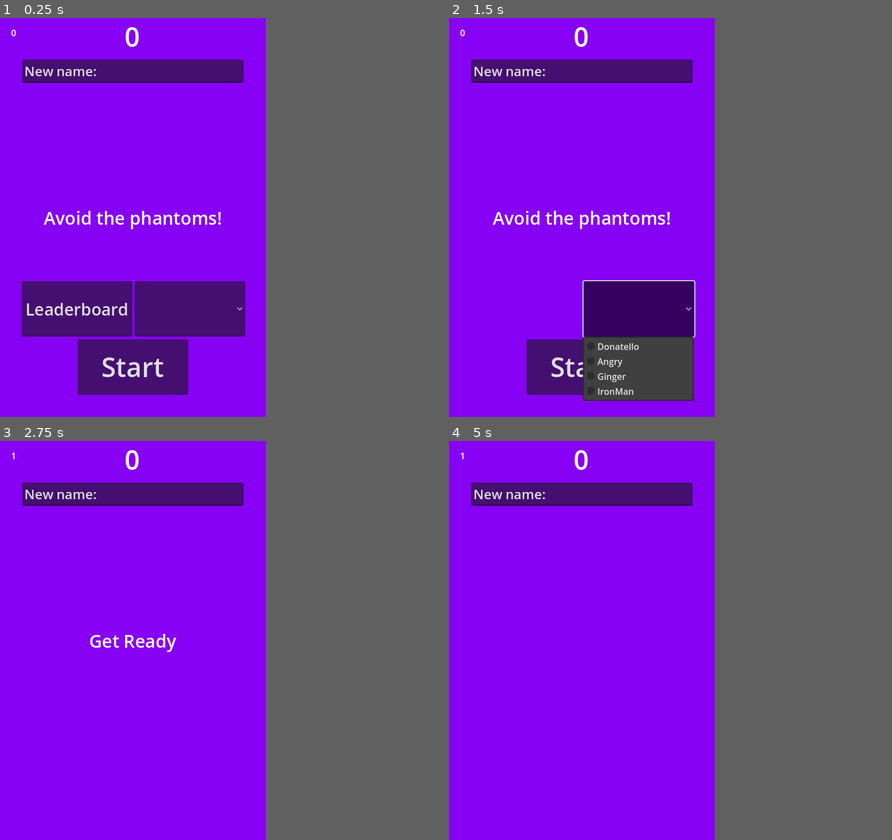
Above: before the commit, frames 1-4 (two rows, left to right).
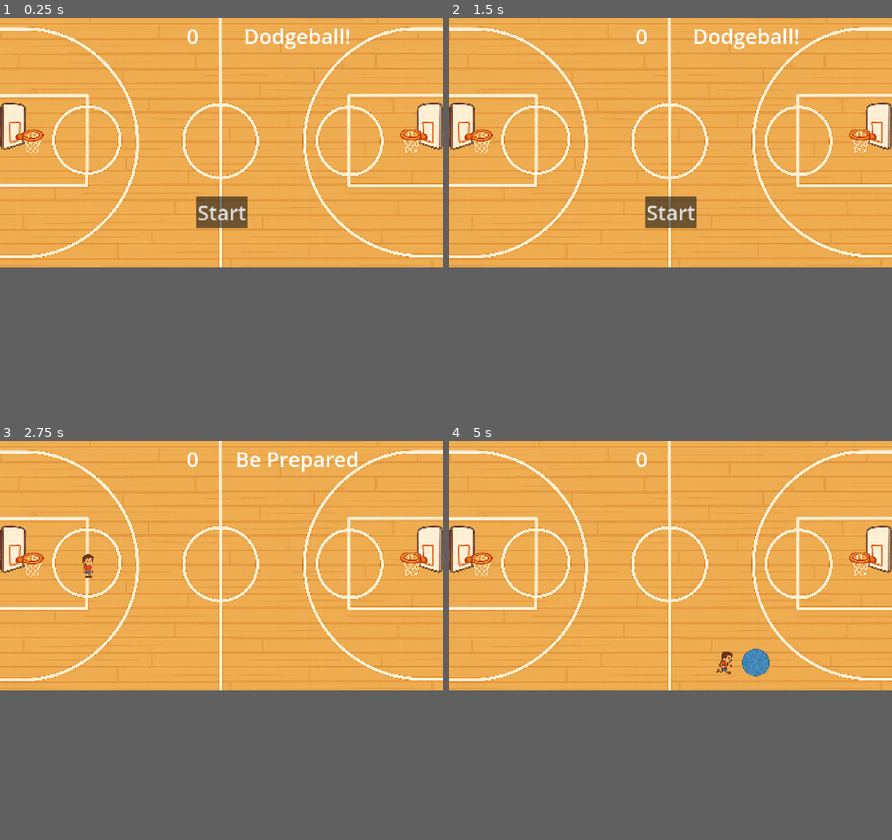
Above: after the commit, the same moments.

Repository: zacharyh9108/Dodgeball
Game: Godot game, scene res://main.tscn
Two runs of this game, one before a commit and one after it. Both use one fixed random seed, a clock stepped at 60 frames per second and the inputs below.
Inputs (mouse positions are in pixels of both pictures, inside the frame that each line leads up to):
- Up to frame 1 (0.25 s): no input
- Up to frame 2 (1.5 s): click (524, 309) at 0.5 s, where only the run before the commit has a clickable "Leaderboard"; click (639, 309) at 1.27 s
- Up to frame 3 (2.75 s): click "Start" at 2 s
- Up to frame 4 (5 s): tap Enter (start_game_input, bound only before the commit) at 2.75, 3.6 s; hold D (move_right) 2.78-3.53 s; hold Enter (start_game_input, bound only before the commit) 2.78-3.53 s; hold S (move_down) 3.53-4.28 s; hold D (move_right) from 4.28 s (still down); hold Enter (start_game_input, bound only before the commit) from 4.28 s (still down)
In our replay, the window is 480x720 before the commit and 800x450 after it. These sizes can differ from the game's own. Grey fills any space a smaller window leaves; there, only what the larger window draws over its background counts as a difference.

The runs differ from the first frame. In frame 1, 51% of the frame differs, in the area x 0-100%, y 0-95%; in frame 2, 50%; in frame 3, 41%; in frame 4, 41%.
Error before the commit: Cannot call method 'instantiate' on a null value. (res://main.gd:39)

Commit message:
Add files via upload
Overhauled aesthetic of game from avoiding monsters to dodgeballs. The functionality remains the same

Diff:
--- /dev/null
+++ b/ball.gd
@@ -0,0 +1,11 @@
+extends RigidBody2D
+
+func _ready():
+	var sprites = [$RedBall, $BlueBall]
+	var chosen = sprites.pick_random()
+
+	for sprite in sprites:
+		sprite.visible = (sprite == chosen)
+
+func _on_visible_on_screen_notifier_2d_screen_exited() -> void:
+	queue_free()
--- /dev/null
+++ b/ball.tscn
@@ -0,0 +1,32 @@
+[gd_scene load_steps=4 format=3 uid="uid://csv783m7bihu3"]
+
+[ext_resource type="Script" uid="uid://crerup7lua7vq" path="res://ball.gd" id="1_ktgx5"]
+[ext_resource type="Texture2D" uid="uid://dofhuw8yfpc0q" path="res://assets/images/Dodgeballs.png" id="2_41u45"]
+
+[sub_resource type="CircleShape2D" id="CircleShape2D_01kih"]
+radius = 43.0
+
+[node name="Ball" type="RigidBody2D" groups=["balls"]]
+collision_mask = 0
+gravity_scale = 0.0
+script = ExtResource("1_ktgx5")
+
+[node name="BlueBall" type="Sprite2D" parent="."]
+scale = Vector2(0.15, 0.15)
+texture = ExtResource("2_41u45")
+region_enabled = true
+region_rect = Rect2(162, 233, 562, 583)
+
+[node name="RedBall" type="Sprite2D" parent="." groups=["balls"]]
+scale = Vector2(0.15, 0.15)
+texture = ExtResource("2_41u45")
+region_enabled = true
+region_rect = Rect2(809, 233, 563, 584)
+
+[node name="CollisionShape2D" type="CollisionShape2D" parent="."]
+position = Vector2(0, -1.5)
+shape = SubResource("CircleShape2D_01kih")
+
+[node name="VisibleOnScreenNotifier2D" type="VisibleOnScreenNotifier2D" parent="."]
+
+[connection signal="screen_exited" from="VisibleOnScreenNotifier2D" to="." method="_on_visible_on_screen_notifier_2d_screen_exited"]
--- a/hud.gd
+++ b/hud.gd
@@ -1,17 +1,6 @@
 extends CanvasLayer
 
-# Notifies `Main` node that the button has been pressed
 signal start_game
-signal leaderboard
-signal character
-
-# Called when the node enters the scene tree for the first time.
-func _ready():
-	pass
-
-# Called every frame. 'delta' is the elapsed time since the previous frame.
-func _process(delta):
-	pass
 
 func show_message(text):
 	$Message.text = text
@@ -20,33 +9,20 @@
 
 func show_game_over():
 	show_message("Game Over")
-	# Wait until the MessageTimer has counted down.
+
 	await $MessageTimer.timeout
+	$Message.text = "Dodgeball!"
+	$Message.show()
 
-	$Message.text = "Avoid the Phantoms!"
-	$Message.show()
-	# Make a one-shot timer and wait for it to finish.
 	await get_tree().create_timer(1.0).timeout
-	$LeaderboardButton.show()
 	$StartButton.show()
-	$OptionButton.show()
 
 func update_score(score):
 	$ScoreLabel.text = str(score)
 
-func _on_start_button_pressed():
+func _on_start_button_pressed() -> void:
 	$StartButton.hide()
 	start_game.emit()
 
-func _on_message_timer_timeout():
+func _on_message_timer_timeout() -> void:
 	$Message.hide()
-
-func update_attempt(attempt):
-	$AttemptLabel.text = str(attempt)
-
-func _on_leaderboard_button_pressed():
-	$LeaderboardButton.hide()
-	leaderboard.emit()
-
-func _on_option_button_item_selected(index):
-	pass
--- a/hud.tscn
+++ b/hud.tscn
@@ -1,27 +1,20 @@
-[gd_scene load_steps=6 format=3 uid="uid://bscsrd7iq42vm"]
+[gd_scene load_steps=2 format=3 uid="uid://6vfarifmsvee"]
 
-[ext_resource type="Script" path="res://hud.gd" id="1_wwa6v"]
-
-[sub_resource type="ImageTexture" id="ImageTexture_pwlrm"]
-
-[sub_resource type="ImageTexture" id="ImageTexture_5qfkr"]
-
-[sub_resource type="ImageTexture" id="ImageTexture_7o6x3"]
-
-[sub_resource type="ImageTexture" id="ImageTexture_a4t6c"]
+[ext_resource type="Script" uid="uid://cihhk3y8ugtxc" path="res://hud.gd" id="1_37p78"]
 
 [node name="HUD" type="CanvasLayer"]
-script = ExtResource("1_wwa6v")
+script = ExtResource("1_37p78")
 
 [node name="ScoreLabel" type="Label" parent="."]
 anchors_preset = 5
 anchor_left = 0.5
 anchor_right = 0.5
-offset_left = -15.0
-offset_right = 25.0
-offset_bottom = 67.0
+offset_left = -108.0
+offset_top = 10.0
+offset_right = -68.0
+offset_bottom = 98.0
 grow_horizontal = 2
-theme_override_font_sizes/font_size = 48
+theme_override_font_sizes/font_size = 64
 text = "0"
 
 [node name="Message" type="Label" parent="."]
@@ -30,87 +23,31 @@
 anchor_top = 0.5
 anchor_right = 0.5
 anchor_bottom = 0.5
-offset_left = -167.0
-offset_top = -33.5
-offset_right = 167.0
-offset_bottom = 33.5
+offset_left = 67.5
+offset_top = -374.0
+offset_right = 396.5
+offset_bottom = -286.0
 grow_horizontal = 2
 grow_vertical = 2
-theme_override_font_sizes/font_size = 32
-text = "Avoid the phantoms!"
-horizontal_alignment = 1
-vertical_alignment = 1
-
-[node name="AttemptLabel" type="Label" parent="."]
-offset_left = 20.0
-offset_top = 15.0
-offset_right = 30.0
-offset_bottom = 38.0
-text = "0"
-metadata/_edit_use_anchors_ = true
+theme_override_font_sizes/font_size = 64
+text = "Dodgeball!"
 
 [node name="StartButton" type="Button" parent="."]
-custom_minimum_size = Vector2(200, 100)
 anchors_preset = 7
 anchor_left = 0.5
 anchor_top = 1.0
 anchor_right = 0.5
 anchor_bottom = 1.0
-offset_left = -100.0
-offset_top = -140.0
-offset_right = 100.0
-offset_bottom = -40.0
+offset_left = -79.0
+offset_top = -218.0
+offset_right = 79.0
+offset_bottom = -122.0
 grow_horizontal = 2
 grow_vertical = 0
-theme_override_font_sizes/font_size = 48
+theme_override_font_sizes/font_size = 64
 text = "Start"
-
-[node name="LeaderboardButton" type="Button" parent="."]
-custom_minimum_size = Vector2(200, 100)
-anchors_preset = 7
-anchor_left = 0.5
-anchor_top = 1.0
-anchor_right = 0.5
-anchor_bottom = 1.0
-offset_left = -201.0
-offset_top = -245.0
-offset_right = -1.0
-offset_bottom = -145.0
-grow_horizontal = 2
-grow_vertical = 0
-theme_override_font_sizes/font_size = 30
-text = "Leaderboard"
 
 [node name="MessageTimer" type="Timer" parent="."]
 
-[node name="OptionButton" type="OptionButton" parent="."]
-anchors_preset = 8
-anchor_left = 0.5
-anchor_top = 0.5
-anchor_right = 0.5
-anchor_bottom = 0.5
-offset_left = 2.5
-offset_top = 115.0
-offset_right = 202.5
-offset_bottom = 215.0
-grow_horizontal = 2
-grow_vertical = 2
-theme_override_font_sizes/font_size = 32
-item_count = 4
-popup/item_0/text = "Donatello"
-popup/item_0/icon = SubResource("ImageTexture_pwlrm")
-popup/item_0/id = 0
-popup/item_1/text = "Angry"
-popup/item_1/icon = SubResource("ImageTexture_5qfkr")
-popup/item_1/id = 1
-popup/item_2/text = "Ginger"
-popup/item_2/icon = SubResource("ImageTexture_7o6x3")
-popup/item_2/id = 2
-popup/item_3/text = "IronMan"
-popup/item_3/icon = SubResource("ImageTexture_a4t6c")
-popup/item_3/id = 3
-
 [connection signal="pressed" from="StartButton" to="." method="_on_start_button_pressed"]
-[connection signal="pressed" from="LeaderboardButton" to="." method="_on_leaderboard_button_pressed"]
 [connection signal="timeout" from="MessageTimer" to="." method="_on_message_timer_timeout"]
-[connection signal="item_selected" from="OptionButton" to="." method="_on_option_button_item_selected"]
--- a/main.gd
+++ b/main.gd
@@ -2,67 +2,60 @@
 
 @export var mob_scene: PackedScene
 var score
-var attempt = 0
+@export var music_tracks = [preload("res://assets/audio/MovieTickets.mp3"),
+							preload("res://assets/audio/VendettaPreppies.mp3"),
+							preload("res://assets/audio/Wildstyle.mp3")]
 
-# Called when the node enters the scene tree for the first time.
 func _ready():
-	if Input.is_action_pressed("start_game_input"):
-		new_game()
-
-# Called every frame. 'delta' is the elapsed time since the previous frame.
-func _process(_delta):
 	pass
 
-func game_over():
+func game_end() -> void:
 	$ScoreTimer.stop()
-	$MobTimer.stop()
+	$BallTimer.stop()
 	$HUD.show_game_over()
 	$Music.stop()
-	$DeathSound.play()
 
 func new_game():
-	$HUD/OptionButton.hide()
-	$HUD/LeaderboardButton.hide()
-	attempt += 1
-	$HUD.update_attempt(attempt)
+	get_tree().call_group("balls", "queue_free")
 	score = 0
 	$Player.start($StartPosition.position)
 	$StartTimer.start()
 	$HUD.update_score(score)
-	$HUD.show_message("Get Ready")
-	get_tree().call_group("mobs", "queue_free")
-	$DeathSound.stop()
-	$Music.play()
+	$HUD.show_message("Be Prepared")
 
-func _on_mob_timer_timeout():
-	# Create a new instance of the Mob scene.
-	var mob = mob_scene.instantiate()
+	if randi() % 5 == 0:
+		$SoundEffect.play()
 
-	# Choose a random location on Path2D.
-	var mob_spawn_location = $MobPath/MobSpawnLocation
-	mob_spawn_location.progress_ratio = randf()
+	if music_tracks.size() > 0:
+		$Music.stream = music_tracks.pick_random()
+		$Music.stream.loop = true
+		$Music.play()
 
-	# Set the mob's position to the random location.
-	mob.position = mob_spawn_location.position
+func _on_ball_timer_timeout() -> void:
+	var ball = mob_scene.instantiate()
 
-	# Set the mob's direction perpendicular to the path direction.
-	var direction = mob_spawn_location.rotation + PI / 2
+	var ball_spawn_location = $BallPath/BallSpawnLocation
+	ball_spawn_location.progress_ratio = randf()
+	ball.position = ball_spawn_location.position
 
-	# Add some randomness to the direction.
+	# Set the mob's direction perpendicular to the path direction
+	var direction = ball_spawn_location.rotation + PI / 2
+
 	direction += randf_range(-PI / 4, PI / 4)
-	mob.rotation = direction
+	ball.rotation = direction
 
-	# Choose the velocity for the mob.
 	var velocity = Vector2(randf_range(150.0, 250.0), 0.0)
-	mob.linear_velocity = velocity.rotated(direction)
+	ball.linear_velocity = velocity.rotated(direction)
 
-	# Spawn the mob by adding it to the Main scene.
-	add_child(mob)
+	add_child(ball)
 
-func _on_score_timer_timeout():
+func _on_score_timer_timeout() -> void:
 	score += 1
 	$HUD.update_score(score)
 
-func _on_start_timer_timeout():
-	$MobTimer.start()
+	if score % 100 == 0:
+		$SoundEffect2.play()
+
+func _on_start_timer_timeout() -> void:
+	$BallTimer.start()
 	$ScoreTimer.start()
--- a/main.tscn
+++ b/main.tscn
@@ -1,40 +1,33 @@
-[gd_scene load_steps=9 format=3 uid="uid://bc7ujfh2agdo5"]
+[gd_scene load_steps=9 format=3 uid="uid://53dojj6cjrcj"]
 
-[ext_resource type="Script" path="res://main.gd" id="1_4lnlv"]
-[ext_resource type="PackedScene" path="res://mob.tscn" id="2_cxehb"]
-[ext_resource type="PackedScene" uid="uid://bh7j54nbs6lcq" path="res://player.tscn" id="3_cf7ta"]
-[ext_resource type="PackedScene" uid="uid://bscsrd7iq42vm" path="res://hud.tscn" id="4_mrcpv"]
-[ext_resource type="AudioStream" uid="uid://cnd336b5y6dhf" path="res://assets/Music.mp3" id="5_c500y"]
-[ext_resource type="AudioStream" uid="uid://2vm8gmn1o6y0" path="res://assets/Death.mp3" id="6_yr3aq"]
-[ext_resource type="Texture2D" uid="uid://dfd2fei83js3u" path="res://assets/Hexagon-Pattern.png" id="7_qvei2"]
+[ext_resource type="Script" uid="uid://cf83j4jnn11ox" path="res://main.gd" id="1_0xm2m"]
+[ext_resource type="PackedScene" uid="uid://csv783m7bihu3" path="res://ball.tscn" id="2_1bvp3"]
+[ext_resource type="PackedScene" uid="uid://bn1s2bgbu84r8" path="res://player.tscn" id="2_h2yge"]
+[ext_resource type="Texture2D" uid="uid://bke26x440tc16" path="res://assets/images/Court.png" id="3_lquwl"]
+[ext_resource type="PackedScene" uid="uid://6vfarifmsvee" path="res://hud.tscn" id="4_1bvp3"]
+[ext_resource type="AudioStream" uid="uid://bmm0k7w2ipyk7" path="res://assets/audio/IYCDAWYCDAB.mp3" id="7_kek77"]
+[ext_resource type="AudioStream" uid="uid://dyv8t2vi5w7gv" path="res://assets/audio/CrowdCheer.mp3" id="8_4c57u"]
 
-[sub_resource type="Curve2D" id="Curve2D_3jpc1"]
+[sub_resource type="Curve2D" id="Curve2D_1bvp3"]
 _data = {
-"points": PackedVector2Array(0, 0, 0, 0, 0, 0, 0, 0, 0, 0, 480, 0, 0, 0, 0, 0, 480, 720, 0, 0, 0, 0, 0, 720, 0, 0, 0, 0, 0, 0)
+"points": PackedVector2Array(0, 0, 0, 0, 0, 0, 0, 0, 0, 0, 1368, 0, 0, 0, 0, 0, 1368, 768, 0, 0, 0, 0, 0, 768, 0, 0, 0, 0, 0, 0)
 }
 point_count = 5
 
 [node name="Main" type="Node"]
-script = ExtResource("1_4lnlv")
-mob_scene = ExtResource("2_cxehb")
+script = ExtResource("1_0xm2m")
+mob_scene = ExtResource("2_1bvp3")
 
-[node name="ColorRect" type="ColorRect" parent="."]
-anchors_preset = 15
-anchor_right = 1.0
-anchor_bottom = 1.0
-grow_horizontal = 2
-grow_vertical = 2
-color = Color(0.53053, 0.00368142, 0.955435, 1)
+[node name="Court" type="TextureRect" parent="."]
+offset_left = -88.0
+offset_top = -130.0
+offset_right = 1448.0
+offset_bottom = 894.0
+texture = ExtResource("3_lquwl")
 
-[node name="TextureRect" type="TextureRect" parent="."]
-anchors_preset = 15
-anchor_right = 1.0
-anchor_bottom = 1.0
-grow_horizontal = 2
-grow_vertical = 2
-texture = ExtResource("7_qvei2")
+[node name="Player" parent="." instance=ExtResource("2_h2yge")]
 
-[node name="MobTimer" type="Timer" parent="."]
+[node name="BallTimer" type="Timer" parent="."]
 wait_time = 0.5
 
 [node name="ScoreTimer" type="Timer" parent="."]
@@ -44,40 +37,25 @@
 one_shot = true
 
 [node name="StartPosition" type="Marker2D" parent="."]
-position = Vector2(240, 450)
+position = Vector2(270, 384)
 
-[node name="MobPath" type="Path2D" parent="."]
-curve = SubResource("Curve2D_3jpc1")
+[node name="BallPath" type="Path2D" parent="."]
+curve = SubResource("Curve2D_1bvp3")
 
-[node name="MobSpawnLocation" type="PathFollow2D" parent="MobPath"]
+[node name="BallSpawnLocation" type="PathFollow2D" parent="BallPath"]
 
-[node name="Player" parent="." instance=ExtResource("3_cf7ta")]
-
-[node name="HUD" parent="." instance=ExtResource("4_mrcpv")]
+[node name="HUD" parent="." instance=ExtResource("4_1bvp3")]
 
 [node name="Music" type="AudioStreamPlayer" parent="."]
-stream = ExtResource("5_c500y")
 
-[node name="DeathSound" type="AudioStreamPlayer" parent="."]
-stream = ExtResource("6_yr3aq")
+[node name="SoundEffect" type="AudioStreamPlayer" parent="."]
+stream = ExtResource("7_kek77")
 
-[node name="LineEdit" type="LineEdit" parent="."]
-custom_minimum_size = Vector2(400, 0)
-anchors_preset = 5
-anchor_left = 0.5
-anchor_right = 0.5
-offset_left = -200.0
-offset_top = 75.0
-offset_right = 200.0
-offset_bottom = 117.0
-grow_horizontal = 2
-theme_override_font_sizes/font_size = 24
-text = "New name: "
-max_length = 24
-expand_to_text_length = true
+[node name="SoundEffect2" type="AudioStreamPlayer" parent="."]
+stream = ExtResource("8_4c57u")
 
-[connection signal="timeout" from="MobTimer" to="." method="_on_mob_timer_timeout"]
+[connection signal="hit" from="Player" to="." method="game_end"]
+[connection signal="timeout" from="BallTimer" to="." method="_on_ball_timer_timeout"]
 [connection signal="timeout" from="ScoreTimer" to="." method="_on_score_timer_timeout"]
 [connection signal="timeout" from="StartTimer" to="." method="_on_start_timer_timeout"]
-[connection signal="hit" from="Player" to="." method="game_over"]
 [connection signal="start_game" from="HUD" to="." method="new_game"]
--- a/player.gd
+++ b/player.gd
@@ -1,16 +1,16 @@
 extends Area2D
 
-@export var speed = 400 # How fast the player will move (pixels/sec).
-var screen_size # Size of the game window.
+@export var speed = 400 # Speed (pixels/sec)
+var screen_size # Size of the game window
 signal hit
 
-# Called when the node enters the scene tree for the first time.
 func _ready():
+	hide()
 	screen_size = get_viewport_rect().size
 
-# Called every frame. 'delta' is the elapsed time since the previous frame.
 func _process(delta):
-	var velocity = Vector2.ZERO # The player's movement vector.
+	var velocity = Vector2.ZERO
+
 	if Input.is_action_pressed("move_right"):
 		velocity.x += 1
 	if Input.is_action_pressed("move_left"):
@@ -20,17 +20,30 @@
 	if Input.is_action_pressed("move_up"):
 		velocity.y -= 1
 
+	# Only move if there's input
 	if velocity.length() > 0:
 		velocity = velocity.normalized() * speed
+		if velocity.x < 0:
+			$AnimatedSprite2D.animation = "move"
+			$AnimatedSprite2D.flip_h = true
+		else:
+			$AnimatedSprite2D.animation = "move"
+			$AnimatedSprite2D.flip_h = false
+		if not $WoodSound.playing:
+			$WoodSound.play()
+	else:
+		$AnimatedSprite2D.animation = "idle"
+
+		if $WoodSound.playing:
+			$WoodSound.stop()
 
 	position += velocity * delta
 	position = position.clamp(Vector2.ZERO, screen_size)
 
-
-func _on_body_entered(body):
-	hide() # Player disappears after being hit.
+func _on_body_entered(_body: Node2D) -> void:
+	hide()
+	$DeathSound.play()
 	hit.emit()
-	# Must be deferred as we can't change physics properties on a physics callback.
 	$CollisionShape2D.set_deferred("disabled", true)
 
 func start(pos):
--- a/player.tscn
+++ b/player.tscn
@@ -1,52 +1,49 @@
-[gd_scene load_steps=10 format=3 uid="uid://bh7j54nbs6lcq"]
+[gd_scene load_steps=8 format=3 uid="uid://bn1s2bgbu84r8"]
 
-[ext_resource type="Script" path="res://Player.gd" id="1_m7iat"]
-[ext_resource type="Texture2D" uid="uid://etpcv55qjla4" path="res://assets/Donatello.png" id="2_mm3gd"]
-[ext_resource type="Texture2D" uid="uid://d2d6hyv8cj6gv" path="res://assets/icon.svg" id="2_t30jl"]
-[ext_resource type="Texture2D" uid="uid://b55n7wd1y4wk0" path="res://assets/Angry.png" id="3_w4to3"]
-[ext_resource type="Texture2D" uid="uid://si3r550vxmbu" path="res://assets/Ginger.png" id="4_l11lx"]
-[ext_resource type="Texture2D" uid="uid://4ha3djiquyr6" path="res://assets/IronMan.png" id="5_47q7u"]
-[ext_resource type="Script" path="res://Sprite2D.gd" id="7_6sh82"]
+[ext_resource type="Script" uid="uid://r26fsodh6okd" path="res://player.gd" id="1_sweqy"]
+[ext_resource type="Texture2D" uid="uid://o41gs6xnrgnv" path="res://assets/images/PlayerIdle.png" id="2_i3pqv"]
+[ext_resource type="Texture2D" uid="uid://dohv7nt2uo440" path="res://assets/images/PlayerMove.png" id="3_hqtel"]
+[ext_resource type="AudioStream" uid="uid://5t4crjbc7n1p" path="res://assets/audio/DodgeballSoundEffect.mp3" id="4_hqtel"]
+[ext_resource type="AudioStream" uid="uid://t5kbun8qjawb" path="res://assets/audio/RunOnWood.mp3" id="5_sweqy"]
 
-[sub_resource type="SpriteFrames" id="SpriteFrames_lyc7n"]
+[sub_resource type="SpriteFrames" id="SpriteFrames_dw050"]
 animations = [{
 "frames": [{
 "duration": 1.0,
-"texture": ExtResource("2_mm3gd")
-}, {
-"duration": 1.0,
-"texture": ExtResource("3_w4to3")
-}, {
-"duration": 1.0,
-"texture": ExtResource("4_l11lx")
-}, {
-"duration": 1.0,
-"texture": ExtResource("5_47q7u")
-}, {
-"duration": 1.0,
-"texture": ExtResource("2_t30jl")
+"texture": ExtResource("2_i3pqv")
 }],
 "loop": true,
-"name": &"default",
+"name": &"idle",
+"speed": 5.0
+}, {
+"frames": [{
+"duration": 1.0,
+"texture": ExtResource("3_hqtel")
+}],
+"loop": true,
+"name": &"move",
 "speed": 5.0
 }]
 
-[sub_resource type="RectangleShape2D" id="RectangleShape2D_vj6u7"]
-size = Vector2(52, 52)
+[sub_resource type="RectangleShape2D" id="RectangleShape2D_2hs0m"]
+size = Vector2(37, 73)
 
 [node name="Player" type="Area2D"]
-script = ExtResource("1_m7iat")
+script = ExtResource("1_sweqy")
 
 [node name="AnimatedSprite2D" type="AnimatedSprite2D" parent="."]
-scale = Vector2(0.4, 0.4)
-sprite_frames = SubResource("SpriteFrames_lyc7n")
-metadata/_edit_group_ = true
+scale = Vector2(0.175, 0.175)
+sprite_frames = SubResource("SpriteFrames_dw050")
+animation = &"idle"
 
 [node name="CollisionShape2D" type="CollisionShape2D" parent="."]
-shape = SubResource("RectangleShape2D_vj6u7")
+position = Vector2(0.5, -0.5)
+shape = SubResource("RectangleShape2D_2hs0m")
 
-[node name="Sprite2D" type="Sprite2D" parent="."]
-scale = Vector2(0.4, 0.4)
-script = ExtResource("7_6sh82")
+[node name="DeathSound" type="AudioStreamPlayer2D" parent="."]
+stream = ExtResource("4_hqtel")
+
+[node name="WoodSound" type="AudioStreamPlayer2D" parent="."]
+stream = ExtResource("5_sweqy")
 
 [connection signal="body_entered" from="." to="." method="_on_body_entered"]
--- a/project.godot
+++ b/project.godot
@@ -10,41 +10,36 @@
 
 [application]
 
-config/name="New Game Project"
-run/main_scene="res://main.tscn"
-config/features=PackedStringArray("4.2", "Forward Plus")
-config/icon="res://assets/icon.svg"
+config/name="Test"
+run/main_scene="uid://53dojj6cjrcj"
+config/features=PackedStringArray("4.4", "Forward Plus")
+config/icon="res://icon.svg"
 
 [display]
 
-window/size/viewport_width=480
-window/size/viewport_height=720
+window/size/viewport_width=1366
+window/size/viewport_height=768
 window/stretch/mode="canvas_items"
 
 [input]
 
 move_up={
-"deadzone": 0.5,
-"events": [Object(InputEventKey,"resource_local_to_scene":fa …(172 unchanged characters)… eycode":87,"key_label":0,"unicode":119,"echo":false,"script":null)
+"deadzone": 0.2,
+"events": [Object(InputEventKey,"resource_local_to_scene":fa …(172 unchanged characters)… eycode":87,"key_label":0,"unicode":119,"location":0,"echo":false,"script":null)
 ]
 }
 move_right={
-"deadzone": 0.5,
-"events": [Object(InputEventKey,"resource_local_to_scene":fa …(172 unchanged characters)… eycode":68,"key_label":0,"unicode":100,"echo":false,"script":null)
+"deadzone": 0.2,
+"events": [Object(InputEventKey,"resource_local_to_scene":fa …(172 unchanged characters)… eycode":68,"key_label":0,"unicode":100,"location":0,"echo":false,"script":null)
 ]
 }
 move_down={
-"deadzone": 0.5,
-"events": [Object(InputEventKey,"resource_local_to_scene":fa …(172 unchanged characters)… eycode":83,"key_label":0,"unicode":115,"echo":false,"script":null)
+"deadzone": 0.2,
+"events": [Object(InputEventKey,"resource_local_to_scene":fa …(172 unchanged characters)… eycode":83,"key_label":0,"unicode":115,"location":0,"echo":false,"script":null)
 ]
 }
 move_left={
-"deadzone": 0.5,
-"events": [Object(InputEventKey,"resource_local_to_scene":fa …(171 unchanged characters)… keycode":65,"key_label":0,"unicode":97,"echo":false,"script":null)
+"deadzone": 0.2,
+"events": [Object(InputEventKey,"resource_local_to_scene":fa …(171 unchanged characters)… keycode":65,"key_label":0,"unicode":97,"location":0,"echo":false,"script":null)
 ]
 }
-start_game_input={
-"deadzone": 0.5,
-"events": [Object(InputEventKey,"resource_local_to_scene":false,"resource_name":"","device":-1,"window_id":0,"alt_pressed":false,"shift_pressed":false,"ctrl_pressed":false,"meta_pressed":false,"pressed":false,"keycode":0,"physical_keycode":4194309,"key_label":0,"unicode":0,"echo":false,"script":null)
-]
-}
Not shown, added: assets/audio/CrowdCheer.mp3.import
Not shown, added: assets/audio/DodgeballSoundEffect.mp3.import
Not shown, added: assets/audio/IYCDAWYCDAB.mp3.import
Not shown, added: assets/audio/MovieTickets.mp3.import
Not shown, added: assets/audio/RunOnWood.mp3.import
Not shown, added: assets/audio/VendettaPreppies.mp3.import
Not shown, added: assets/audio/Wildstyle.mp3.import
Binary file added: assets/images/Court.png
Not shown, added: assets/images/Court.png.import
Binary file added: assets/images/Dodgeballs.png
Not shown, added: assets/images/Dodgeballs.png.import
Binary file added: assets/images/PlayerAnimation.png
(and 16 more such lines)
